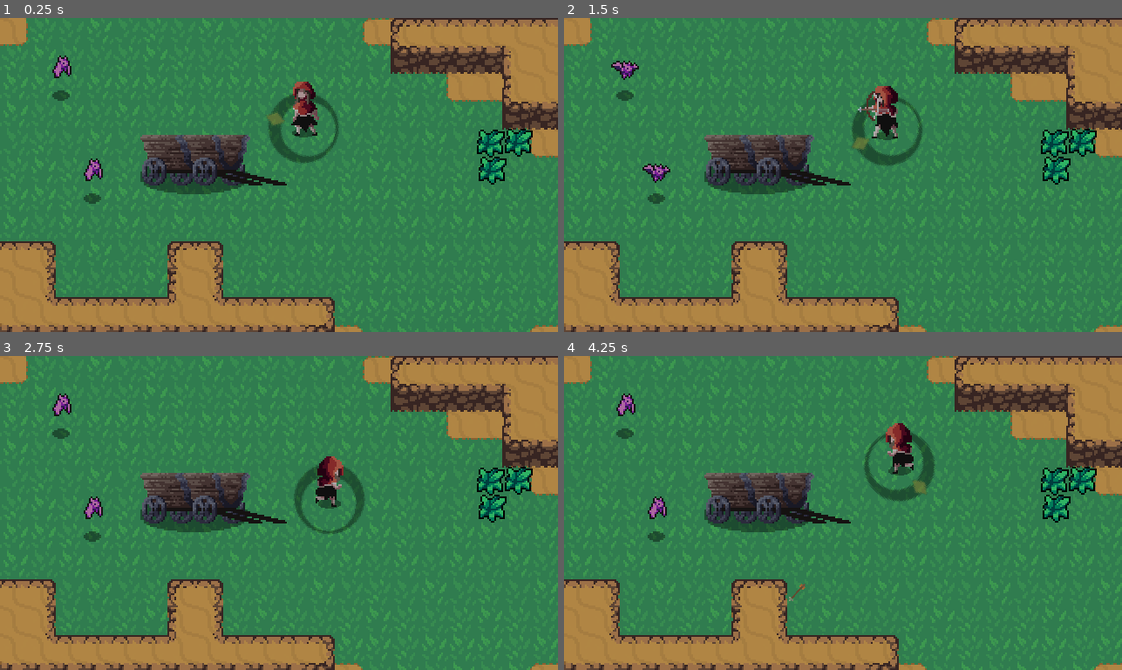
Above: before the commit, frames 1-4 (two rows, left to right).
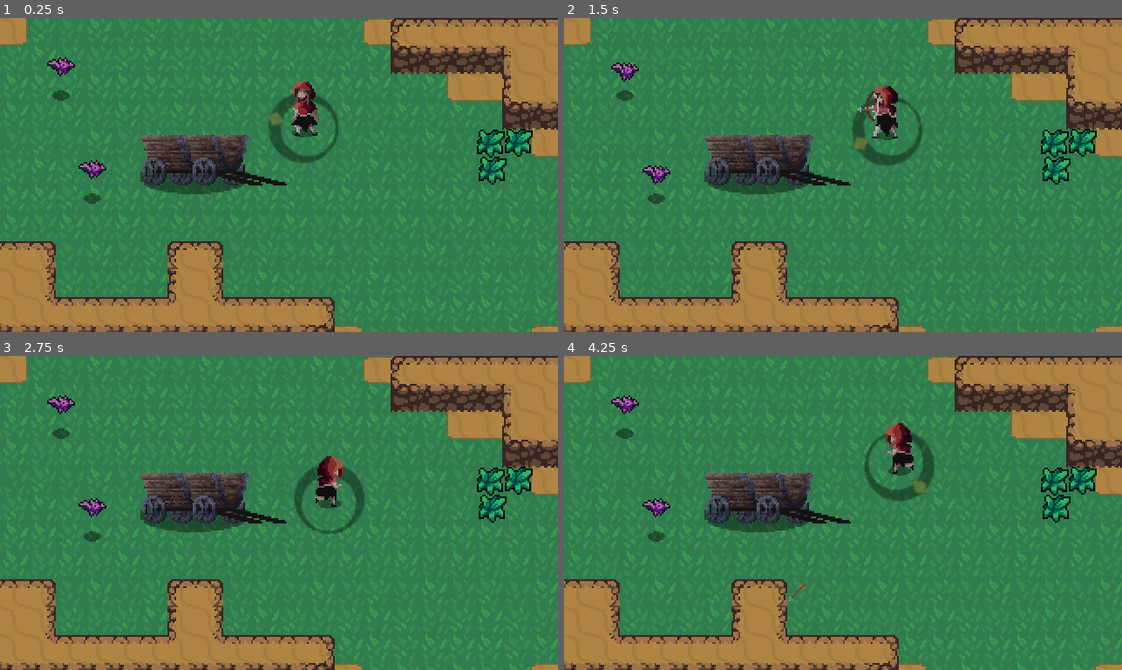
Above: after the commit, the same moments.

Repository: 2BytesGoat/godot-games
Game: Godot game, scene res://World/World.tscn
Two runs of this game, one before a commit and one after it. Both use one fixed random seed, a clock stepped at 60 frames per second and the inputs below.
Inputs (mouse positions are in pixels of both pictures, inside the frame that each line leads up to):
- Up to frame 1 (0.25 s): no input
- Up to frame 2 (1.5 s): move the mouse to (965, 159) at 0.52 s; hold Right (ui_right) 0.53-1.28 s; click (965, 159) at 0.6 s; move the mouse to (731, 190) at 1.27 s; hold Down (ui_down) from 1.28 s (still down); right-click (731, 190) at 1.35 s
- Up to frame 3 (2.75 s): move the mouse to (334, 443) at 2.02 s; release Down (ui_down) at 2.03 s; hold Right (ui_right) from 2.03 s (still down); click (334, 443) at 2.1 s
- Up to frame 4 (4.25 s): move the mouse to (815, 575) at 2.77 s; release Right (ui_right) at 2.78 s; hold Up (ui_up) 2.78-3.53 s; right-click (815, 575) at 2.85 s; move the mouse to (1010, 560) at 3.52 s; hold Left (ui_left) from 3.53 s (still down); click (1010, 560) at 3.6 s

The runs differ from the first frame. In frame 1, 0.4% of the frame differs, in the area x 8-20%, y 11-52%; in frame 2, 0.3%; in frame 3, 0.4%; in frame 4, 0.4%.

Commit message:
Add destructable bat

Diff:
--- /dev/null
+++ b/hearthbeast_with_a_twist/Enemies/Bat.gd
@@ -0,0 +1,6 @@
+extends KinematicBody2D
+
+
+
+func _on_HurtBox_area_entered(area):
+	queue_free()
--- a/hearthbeast_with_a_twist/Enemies/Bat.tscn
+++ b/hearthbeast_with_a_twist/Enemies/Bat.tscn
@@ -1,7 +1,9 @@
-[gd_scene load_steps=10 format=2]
+[gd_scene load_steps=13 format=2]
 
 [ext_resource path="res://Shadows/SmallShadow.png" type="Texture" id=1]
 [ext_resource path="res://Enemies/Bat.png" type="Texture" id=2]
+[ext_resource path="res://Boxes/HurtBox.tscn" type="PackedScene" id=3]
+[ext_resource path="res://Enemies/Bat.gd" type="Script" id=4]
 
 [sub_resource type="AtlasTexture" id=1]
 atlas = ExtResource( 2 )
@@ -34,15 +36,19 @@
 [sub_resource type="CircleShape2D" id=7]
 radius = 5.29244
 
+[sub_resource type="CapsuleShape2D" id=8]
+radius = 7.125
+height = 6.5
+
 [node name="Bat" type="KinematicBody2D"]
 collision_layer = 0
+script = ExtResource( 4 )
 
 [node name="BatAnimatedSprite" type="AnimatedSprite" parent="."]
 modulate = Color( 0.85, 0.85, 0.85, 1 )
 position = Vector2( 0, -12 )
 frames = SubResource( 6 )
 animation = "fly"
-frame = 4
 playing = true
 
 [node name="BatShadow" type="Sprite" parent="."]
@@ -50,3 +56,13 @@
 
 [node name="CollisionShape2D" type="CollisionShape2D" parent="."]
 shape = SubResource( 7 )
+
+[node name="HurtBox" parent="." instance=ExtResource( 3 )]
+collision_layer = 8
+
+[node name="CollisionShape2D" parent="HurtBox" index="0"]
+position = Vector2( 0, -13 )
+shape = SubResource( 8 )
+[connection signal="area_entered" from="HurtBox" to="." method="_on_HurtBox_area_entered"]
+
+[editable path="HurtBox"]
